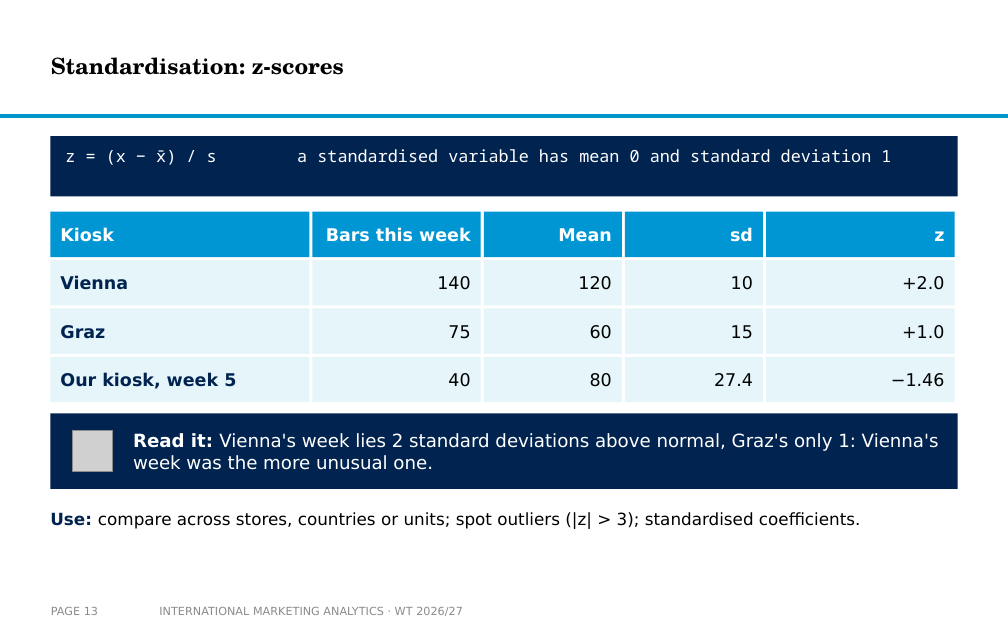
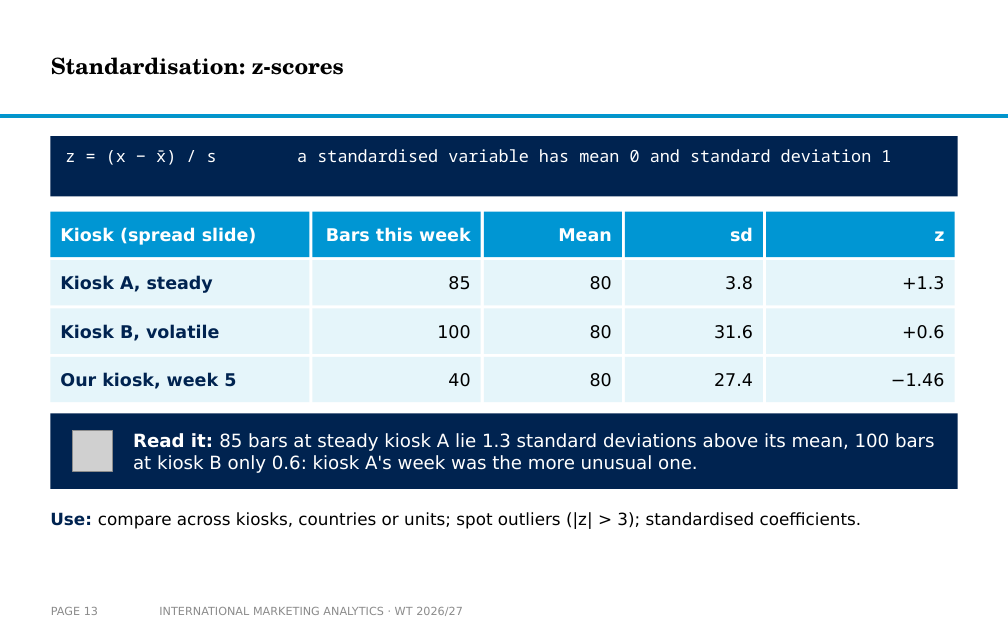
Before and after one commit to arnefloh-wu/international-marketing-analytics-teaching, a slide deck: slide 13 of slides/01b_statistics-and-regression_WT26-27.pptx. Drawn at 1008x630 pixels with LibreOffice and Linux fonts; fonts in the diff are those of the drawing; grey boxes stand for pictures; background and template pictures are left out. Boxes give left, top, right and bottom in pixels: in the first picture for what was removed or moved away, otherwise in the second. Text is boxed around its words. In the diff, an @@ line names an element or a change of style, - is before the commit and + after.

```diff
--- a/slides/01b_statistics-and-regression_WT26-27.pptx
+++ b/slides/01b_statistics-and-regression_WT26-27.pptx
@@ text at [60, 227, 257, 245]: text changed @@
-Kiosk
+Kiosk (spread slide)
@@ text at [60, 275, 213, 293]: text changed @@
-Vienna
+Kiosk A, steady
@@ text at [448, 276, 470, 290]: text changed @@
-140
+85
@@ text at [590, 276, 612, 290]: text changed @@
-120
+80
@@ text at [725, 276, 753, 290]: text changed @@
-10
+3.8
@@ text at [902, 276, 944, 290]: text changed @@
-+2.0
++1.3
@@ text at [60, 324, 219, 341]: text changed @@
-Graz
+Kiosk B, volatile
@@ text at [437, 325, 470, 339]: text changed @@
-75
+100
@@ text at [590, 325, 612, 339]: text changed @@
-60
+80
@@ text at [714, 325, 753, 339]: text changed @@
-15
+31.6
@@ text at [902, 325, 944, 339]: text changed @@
-+1.0
++0.6
@@ text at [133, 433, 935, 473]: text changed @@
-Read it: Vienna's week lies 2 standard deviations above normal, Graz's only 1: Vienna's week was the more unusual one.
+Read it: 85 bars at steady kiosk A lie 1.3 standard deviations above its mean, 100 bars at kiosk B only 0.6: kiosk A's week was the more unusual one.
@@ text at [50, 512, 861, 529]: text changed @@
-Use: compare across stores, countries or units; spot outliers (|z| > 3); standardised coefficients.
+Use: compare across kiosks, countries or units; spot outliers (|z| > 3); standardised coefficients.
```
Also in this commit, not shown: 5 other slides changed, 4 slides added, 1 slide removed, 6 other files.
